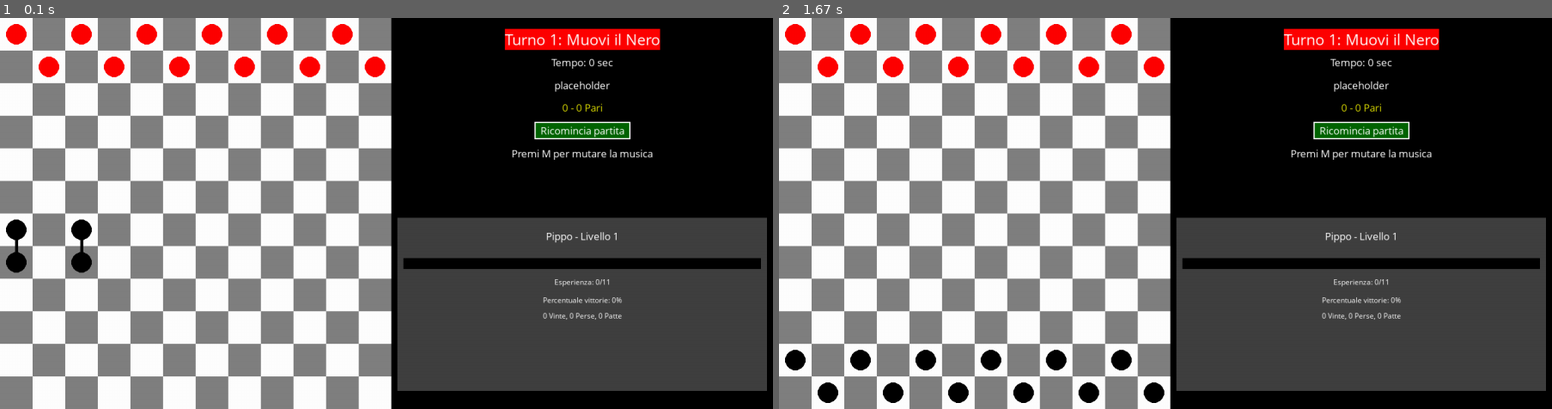
Above: before the commit, frames 1-2 (left to right).
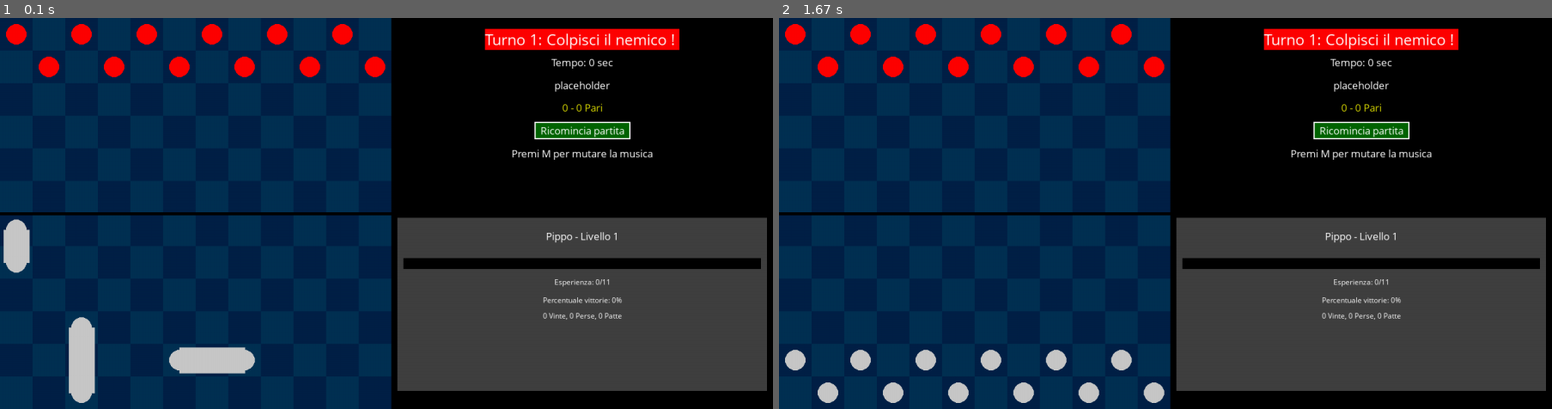
Above: after the commit, the same moments.

Repository: AlessandroBonomo28/pygame-tests
Game: pygame game, started from battaglia navale/game.py
Two runs of this game, one before a commit and one after it. Both use one fixed random seed, a clock stepped at 60 frames per second and the inputs below.
Inputs:
- Up to frame 1 (0.1 s): no input
- Up to frame 2 (1.67 s): click "Ricomincia partita" at 0.38 s

The runs differ from the first frame. In frame 1, 50% of the frame differs, in the area x 0-88%, y 0-100%; in frame 2, 50%.

Commit message:
ship render

Diff:
--- a/battaglia navale/game.py
+++ b/battaglia navale/game.py
@@ -12,18 +12,19 @@
 
 width = pygame.display.Info().current_w
 height = pygame.display.Info().current_h - pygame.display.Info().current_h//10
-
+stroke_divider = 5
+color_divider = (0,0,0)
 cell_width = height/Board.width
 start_x_board = 0
 start_y_board = 0
 text_spacing = cell_width*0.7
 
 bgColor = (255,255,255)
-evenCellColor = (128,128,128)#(205,133,63)
-oddCellColor = (255,255,255)
+evenCellColor = (0,49,83)
+oddCellColor = (0,33,71)
 bgLogColor = (0,0,0)
 redPiecesColor = (255,0,0)
-blackPiecesColor = (0,0,0)
+blackPiecesColor = (200,200,200)
 colorSelectedPiece = (0,255,0)
 suggestedMoveColor = (255,128,128)
 
@@ -89,7 +90,9 @@
 		prev_position = None
 		for position in piece.positions:
 			if prev_position:
-				pygame.draw.line(canvas,blackPiecesColor,((prev_position[0]+0.5)*cell_width,(prev_position[1]+0.5)*cell_width),((position[0]+0.5)*cell_width,(position[1]+0.5)*cell_width),selectedPieceStroke)
+				pygame.draw.line(canvas,blackPiecesColor,((prev_position[0]+0.5)*cell_width,(prev_position[1]+0.5)*cell_width),((position[0]+0.5)*cell_width,(position[1]+0.5)*cell_width),math.ceil(piecesRadius*2.5))
+			# outline
+			#pygame.draw.circle(canvas,(0,0,0),((position[0]+0.5)*cell_width,(position[1]+0.5)*cell_width), piecesRadius+5)
 			pygame.draw.circle(canvas,blackPiecesColor,((position[0]+0.5)*cell_width,(position[1]+0.5)*cell_width), piecesRadius)
 			prev_position = position
 	#  red
@@ -98,7 +101,9 @@
 		prev_position = None
 		for position in piece.positions:
 			if prev_position:
-				pygame.draw.line(canvas,redPiecesColor,((prev_position[0]+0.5)*cell_width,(prev_position[1]+0.5)*cell_width),((position[0]+0.5)*cell_width,(position[1]+0.5)*cell_width),selectedPieceStroke)
+				pygame.draw.line(canvas,redPiecesColor,((prev_position[0]+0.5)*cell_width,(prev_position[1]+0.5)*cell_width),((position[0]+0.5)*cell_width,(position[1]+0.5)*cell_width),math.ceil(piecesRadius*2.5))
+			# outline
+			#pygame.draw.circle(canvas,(0,0,0),((position[0]+0.5)*cell_width,(position[1]+0.5)*cell_width), piecesRadius+5)
 			pygame.draw.circle(canvas,redPiecesColor,((position[0]+0.5)*cell_width,(position[1]+0.5)*cell_width), piecesRadius)
 			prev_position = position
 
@@ -106,19 +111,25 @@
 	for i in range(board.width):
 		for j in range(board.height):
 			if (i+j)%2 == 0:
-				pygame.draw.rect(canvas,oddCellColor,((start_x_board+i)*cell_width,j*cell_width,cell_width,cell_width))
+				x1 = (start_x_board+i)*cell_width
+				y1 = j*cell_width
+				pygame.draw.rect(canvas,oddCellColor,(x1,y1,cell_width+1,cell_width+1))
 			else:
-				pygame.draw.rect(canvas,evenCellColor,((i+start_x_board)*cell_width,j*cell_width,cell_width,cell_width))
-
+				x1 = (i+start_x_board)*cell_width
+				y1 = j*cell_width
+				pygame.draw.rect(canvas,evenCellColor,(x1,y1,cell_width+1,cell_width+1))
+	# draw line that divides half board up and down
+	half_h = Board.height*cell_width // 2
+	pygame.draw.line(canvas,color_divider,(0,half_h),(Board.width*cell_width,half_h),stroke_divider)
 textColor = (255,255,255)
 def drawTextGameStatus():
 	text_x, text_y = Board.height*cell_width + (width -Board.height*cell_width)//2, 35
 	textTurnColor = (0,0,0) if board.whoMoves() == PieceColor.RED else (255,255,255)
 	textTurnBgColor = (255,255,255) if board.whoMoves() == PieceColor.RED else (255,0,0)
 	if board.whoMoves() == PieceColor.BLACK:
-		textTurn = f"Turno {board.turn_count+1}: Muovi il Nero"
+		textTurn = f"Turno {board.turn_count+1}: Colpisci il nemico ! "
 	else:
-		textTurn = f"Turno {board.turn_count+1}: il {board.whoMoves()} muove"
+		textTurn = f"Turno {board.turn_count+1}: il {board.whoMoves()} colpisce! "
 
 	if board.status != GameStatus.IN_PROGRESS:
 		textTurn = "Hai perso!" if board.status == GameStatus.RED_WINS else "Hai vinto!" if board.status == GameStatus.BLACK_WINS else "Patta!"
@@ -303,7 +314,8 @@
 			#black_pieces.append(Piece([(Board.height-1-j,Board.height-1-i)],PieceColor.BLACK))
 
 black_pieces.append(Piece([(0,7),(0,6)],PieceColor.BLACK))
-black_pieces.append(Piece([(2,7),(2,6)],PieceColor.BLACK))
+black_pieces.append(Piece([(2,11),(2,10),(2,9)],PieceColor.BLACK))
+black_pieces.append(Piece([(5,10),(6,10),(7,10)],PieceColor.BLACK))
 board = Board(red_pieces,black_pieces)
 
 now = datetime.datetime.now()
